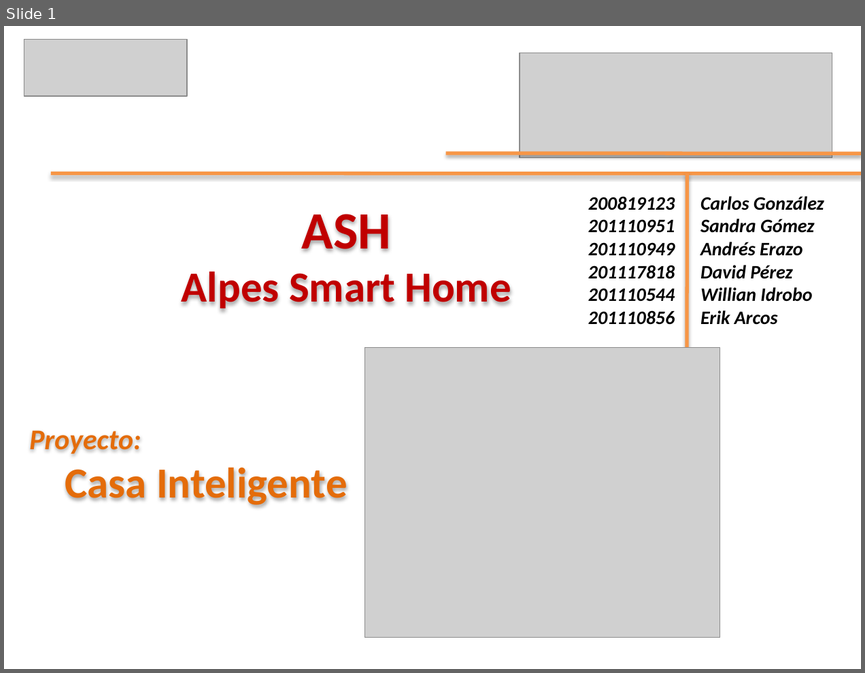
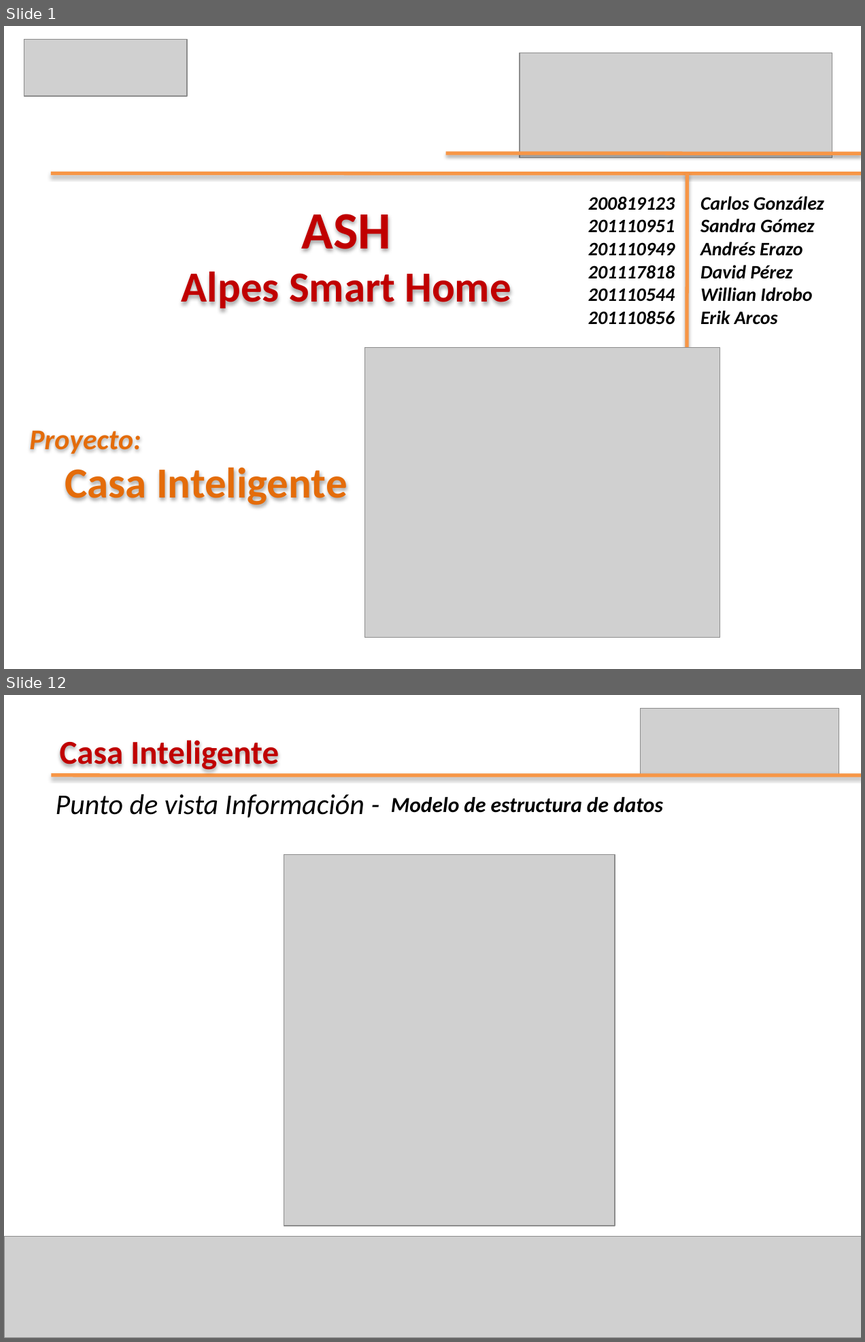
Before and after one commit to leseroth/ingenium-managment, a slide deck: CSOF5204 Arquitectura de Software/0609SegundaEntregaSAD.pptx. Shown one above the other, each under a label of ours: slide 1 before the commit, slides 1 and 12 after it; the slides between them are not shown. The pictures are 865x673 and 865x1342 pixels, drawn with LibreOffice and Linux fonts; fonts in the diff are those of the drawing; grey boxes stand for pictures. Boxes give left, top, right and bottom in pixels: in the first picture for what was removed or moved away, otherwise in the second. Text is boxed around its words. In the diff, an @@ line names an element or a change of style, - is before the commit and + after.

```diff
--- a/CSOF5204 Arquitectura de Software/0609SegundaEntregaSAD.pptx
+++ b/CSOF5204 Arquitectura de Software/0609SegundaEntregaSAD.pptx
@@ slide 12 added at [4,695,861,1338], background #FFFFFF @@
@@ picture added at [640,709,838,775] @@
@@ text added at [60,740,279,770], 28 pt, text #C00000, bold @@
+Casa Inteligente
@@ line added from (51, 775) to (861, 775), #F79646 3 pt @@
@@ text added at [56,794,364,817], 24 pt, text #000000, italic @@
+Punto de vista Información -
@@ text added at [391,797,663,813], 18 pt, text #000000, bold, italic @@
+Modelo de estructura de datos
@@ picture added at [284,854,615,1225] @@
@@ picture added at [4,1236,861,1338] @@
```
Also in this commit, not shown: 7 slides changed, 4 other slides added, 4 slides removed.
